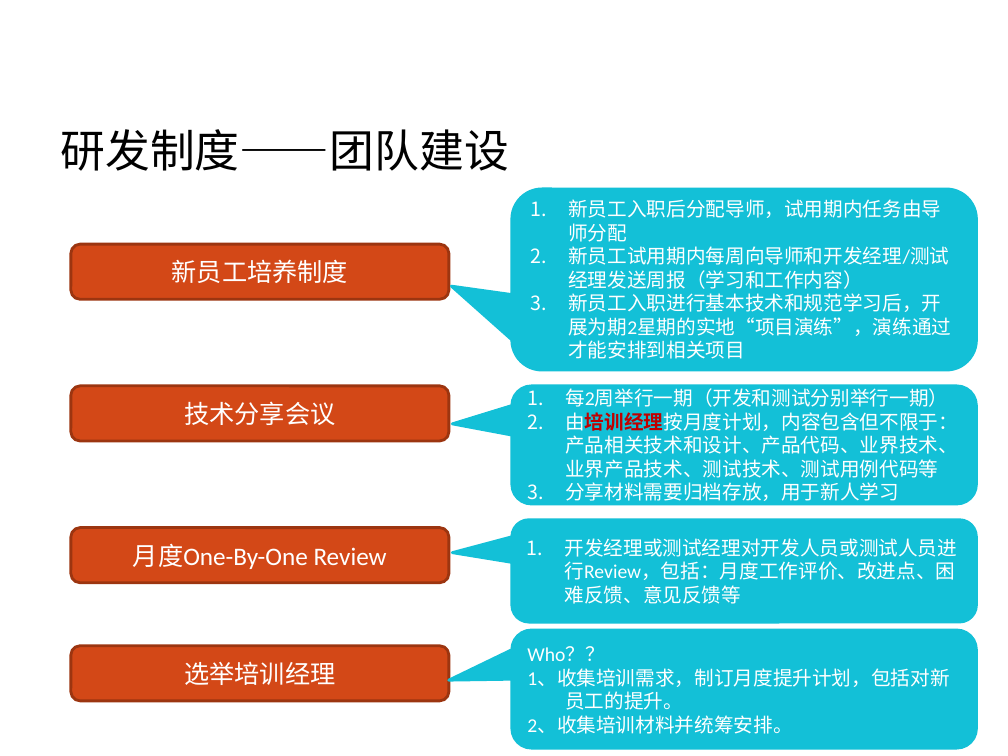
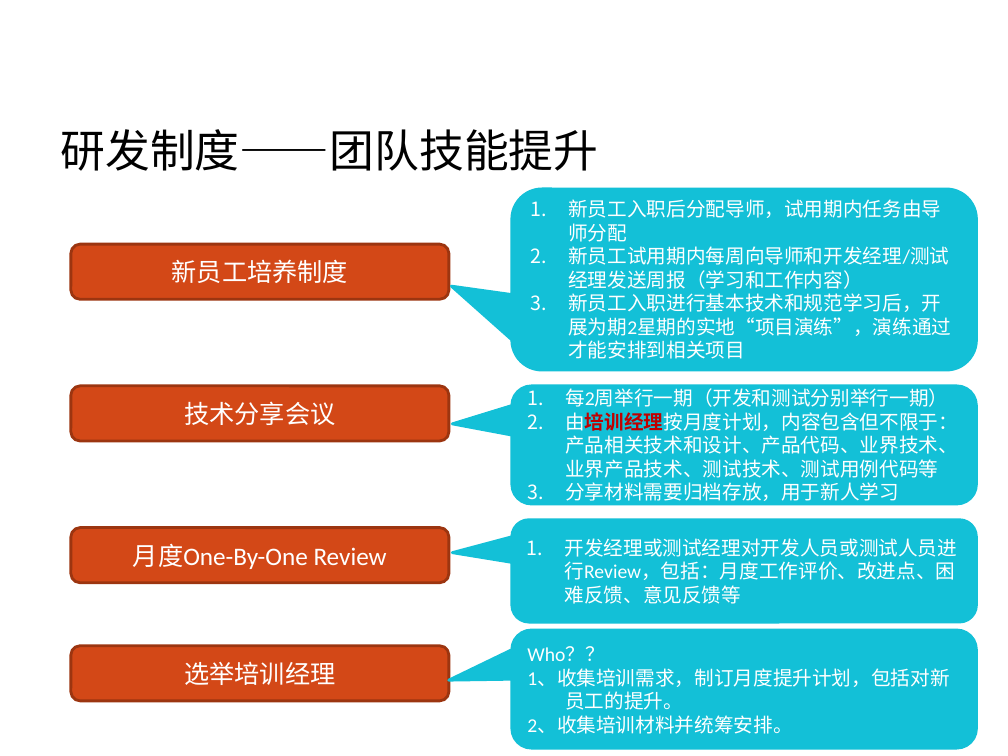
Before and after one commit to Vivian-hihi/SequoiaDB, a slide deck: slide 13 of internal_doc/00.项目管理/02.制度宣传/2016研发组织结构和制度流程宣传.pptx. Drawn at 1008x756 pixels with LibreOffice and Linux fonts; fonts in the diff are those of the drawing; background and template pictures are left out. Boxes give left, top, right and bottom in pixels: in the first picture for what was removed or moved away, otherwise in the second. Text is boxed around its words. In the diff, an @@ line names an element or a change of style, - is before the commit and + after.

```diff
--- a/internal_doc/00.项目管理/02.制度宣传/2016研发组织结构和制度流程宣传.pptx
+++ b/internal_doc/00.项目管理/02.制度宣传/2016研发组织结构和制度流程宣传.pptx
@@ title at bbox=[60, 129, 598, 171]: text changed @@
-研发制度——团队建设
+研发制度——团队技能提升
```
